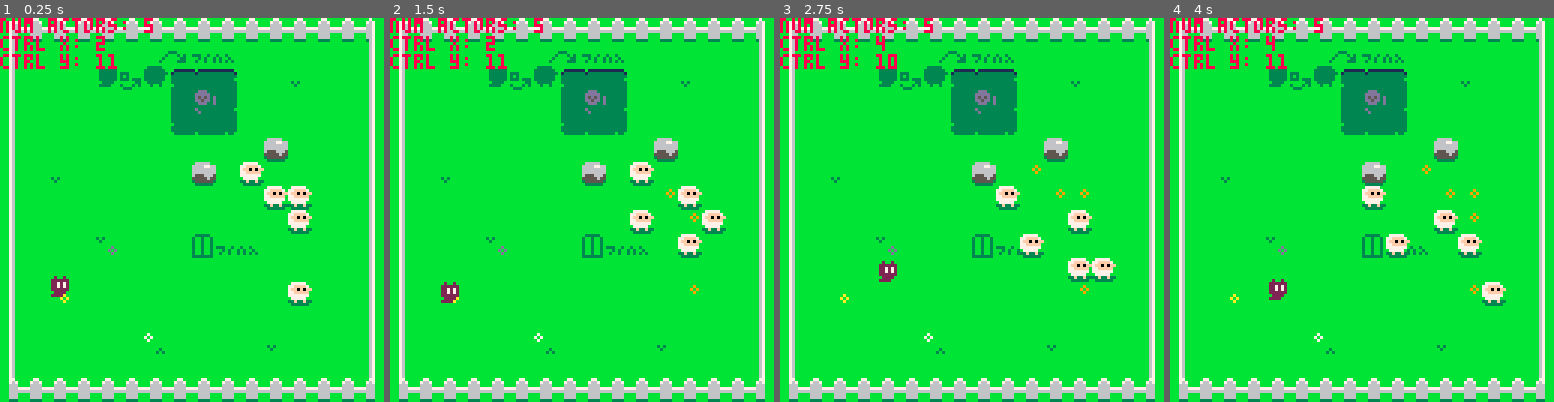
Above: before the commit, frames 1-4 (left to right).
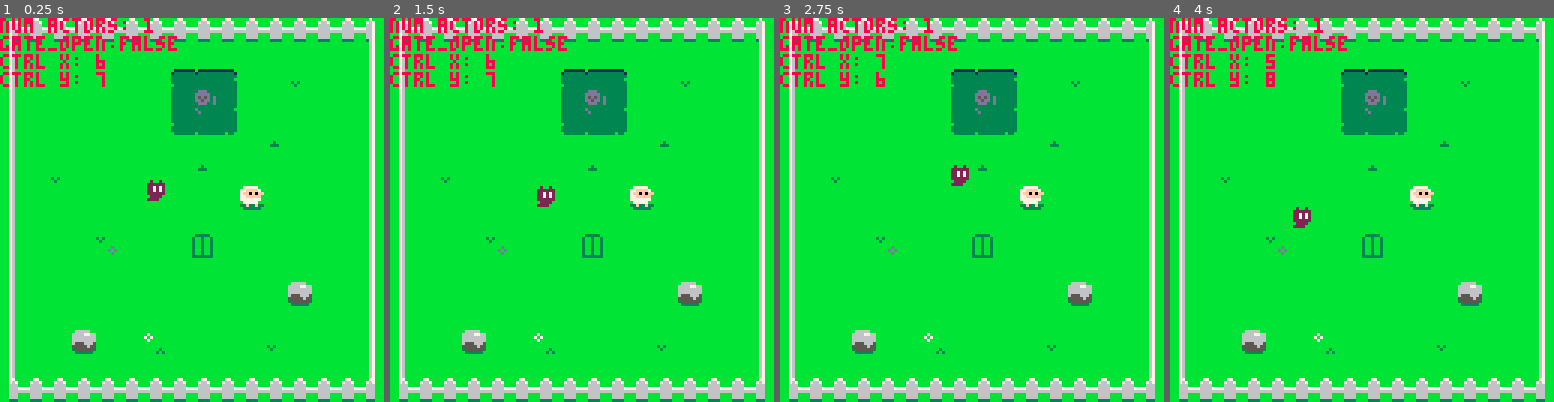
Above: after the commit, the same moments.

Repository: ethanmuller/gmtk-2020-jam
Game: PICO-8 cartridge ooc.p8
The game is run twice, just before and just after one commit, with the same random seed, the same clock (stepped at 60 frames per second) and the same inputs.
Inputs:
- Up to frame 1 (0.25 s): no input
- Up to frame 2 (1.5 s): tap X (X key) at 0.33, 1.07 s; tap O (Z key) at 0.7 s
- Up to frame 3 (2.75 s): hold Right 1.6-2.1 s; tap O (Z key) at 1.7, 2.1, 2.5 s; tap X (X key) at 1.85 s; hold Up 2.15-2.42 s; hold Right from 2.47 s (still down)
- Up to frame 4 (4 s): tap O (Z key) at 2.9, 3.3, 3.7 s; tap X (X key) at 2.97 s; release Right at 3.03 s; hold Left 3.08-3.58 s; hold Down 3.63-3.97 s

The runs differ from the first frame. In frame 1, 5.4% of the frame differs, in the area x 0-82%, y 0-88%; in frame 2, 5.8%; in frame 3, 5.9%, in the area x 0-88%, y 0-88%; in frame 4, 5.9%.

Commit message:
Add win state, rework spawning

Diff:
--- a/ooc.p8
+++ b/ooc.p8
@@ -20,7 +20,7 @@
 -- game mode
 -- 0: title
 -- 1: gameplay
--- 2: ???
+-- 2: gameplay won stage
 -- 3: ???
 gs.mode = 1
 
@@ -33,11 +33,12 @@
   blip=4,
   chime=5,
   nope=6,
+  push=7,
 }
 
 tunes = {
   ambient=0,
-  a=1,
+  sheep_theme=1,
   b=2,
   c=3,
   d=4,
@@ -124,7 +125,7 @@
 
   -- if player move item...
   if item_in_cell then
-    if item_in_cell.name == "rock" then
+    if item_in_cell.s == library["rock"].s then
       if(a.controlled == true) then
         local dx = target_x - a.x
         local dy = target_y - a.y
@@ -132,7 +133,7 @@
         if (move==false) then
           target_x = a.x
           target_y = a.y
-          end
+        end
       else
         target_x = a.x
         target_y = a.y
@@ -188,7 +189,15 @@
     item.y =  target_y
   end
 
+  sfx(snd["push"])
   return true
+end
+
+function win_stage()
+  gs.mode = 2
+  ctrl.out = false
+  sfx(snd["chime"])
+  music(-1)
 end
 
 function get_input()
@@ -207,6 +216,12 @@
       sfx(snd["blip"])
     end
 
+    if btnp(5) then
+      -- reset any changes to map
+      reload(0x2000, 0x2000, 0x1000)
+
+      load_map(gs.map)
+    end
 
     if btnp(🅾️) then
       local i = actor_i_at_cell(ctrl.x, ctrl.y)
@@ -218,6 +233,12 @@
         sfx(snd["nope"])
       end
     end
+
+    -- check for win
+    if mget(ctrl.x, ctrl.y) == 12 and gs.gate_open then
+      win_stage()
+    end
+
   else
     -- animal movement
     local a = actors[ctrl.target]
@@ -239,37 +260,24 @@
 
 end
 
--- this function summon based on the flag
-summon = {
-  [0] = function(x,y) end,
-  [1] = function(x,y) end,
-  -- summon sheep
-  [2] = function(x,y)
-      add(actors, {
-              s=96,
-              name="sheep",
-              music="a",
-              x=x,
-              y=y,
-              time_at_last_move=t,
-        })
-    end,
-  -- summon rock
-  [3] = function(x,y)
-    add(items, {
-        s=113,
-        name="rock",
-        music="a",
-        x=x,
-        y=y,
-        time_at_last_move=t,
-    })
-  end,
-  -- summon player
-  [4] = function(x,y)
-      set_ctrl(0, x, y)
-    end,
-  [8] = function(x,y) end,
+library = {
+  sheep = {
+    s=96,
+    name="sheep",
+    music="sheep_theme",
+  },
+  rock = {
+    s=113,
+  },
+  demon = {
+    s=64,
+  },
+  grass = {
+    s=182,
+  },
+  gate = {
+    s=12,
+  }
 }
 
 function load_map(i)
@@ -283,9 +291,38 @@
   for i=0,16 do
     for j=0,16 do
       local current_cell = mget(i,j)
-      local current_flag = fget(current_cell)
-
-      summon[current_flag](i,j)
+
+      if current_cell == library["sheep"].s then
+        local s = clone_table(library["sheep"])
+        s.x = i
+        s.y = j
+        s.time_at_last_move=t
+
+        add(actors, s)
+
+        -- remove from map
+        mset(i, j, library["grass"].s)
+      end
+
+      if current_cell == library["rock"].s then
+        local r = clone_table(library["rock"])
+        r.x = i
+        r.y = j
+
+        add(items, r)
+
+        -- remove from map
+        mset(i, j, library["grass"].s)
+      end
+
+      if current_cell == library["demon"].s then
+        -- put demon here
+        set_ctrl(0, i, j)
+
+        -- remove from map
+        mset(i, j, library["grass"].s)
+      end
+
     end
   end
 end
@@ -304,23 +341,38 @@
 
     local random_option = options[flr(rnd(#options))+1]
 
-    if not a.controlled and (t - a.time_at_last_move > 40) and a.name == "sheep" then
+    if not a.controlled and (t - a.time_at_last_move > 70) then
       move_animal(a, unpack(random_option))
     end
   end
+end
+
+function should_gate_open()
+  for i,a in ipairs(actors) do
+    local animal_in_pit = fget(mget(a.x, a.y)) == 128
+    if not animal_in_pit then
+      return false
+    end
+  end
+  return true
+end
+
+function update_gate()
+  gs.gate_open = should_gate_open()
 end
 
 function update_gameplay()
   get_input()
   update_all_animals()
+  update_gate()
   t += 1
 end
 
-function _init()
-  load_map(gs.map)
-end
-
-function _draw()
+function update_gameplay_won_stage()
+  t += 1
+end
+
+function draw_gameplay()
   cls()
   palt(0, true)
   palt(11, false)
@@ -351,6 +403,7 @@
 
     -- print("time: "..t)
     print("num actors: "..#actors)
+    print("gate_open:"..tostring(gs.gate_open))
     -- print("mget: "..asdf)
     if ctrl.out then
       print("ctrl x: "..ctrl.x)
@@ -364,9 +417,34 @@
   end
 end
 
+function draw_gameplay_won_stage()
+  cls()
+end
+
+function _init()
+  load_map(gs.map)
+end
+
+function _draw()
+  if gs.mode == 1 then draw_gameplay() end
+  if gs.mode == 2 then draw_gameplay_won_stage() end
+end
+
 function _update60()
-  update_gameplay()
-end
+  if gs.mode == 1 then update_gameplay() end
+  if gs.mode == 2 then update_gameplay_won_stage() end
+end
+
+function clone_table(t)
+  local new_t = {}
+
+  for key, value in pairs(t) do
+    new_t[key] = value
+  end
+
+  return new_t
+end
+
 __gfx__
 00000000555555551111111111111111bbbbbbbbbbbbbbbbbbbbbbbbbbbbbbbbbbbbbbbbbbbbbbbbbbbbbbbbbbbbbbbbb33333bbb22222bbb88888bbbdddddbb
 00000000555555551111111111111111bbbbbbbbbbbbbbbbbbbbbbbbbbbbbbbbbbbbbbbbbbbbbbbbbbbbbbbbbbbbbbbb3bb3bb3b2000002b8000008bd11111db
@@ -497,23 +575,23 @@
 bbbbbbbbbbbbbbbbbbbbbbbbbbbbbbbbbbbbbbbbbbbbbbbbbbbbbbbbbbbbbbbbbbbbbbbbbbbbbbbbbbbbbbbbbbbbbbbbbbbbbbbbbbbbbbbbbbbbbbbbbbbbbbbb
 bbbbbbbbbbbbbbbbbbbbbbbbbbbbbbbbbbbbbbbbbbbbbbbbbbbbbbbbbbbbbbbbbbbbbbbbbbbbbbbbbbbbbbbbbbbbbbbbbbbbbbbbbbbbbbbbbbbbbbbbbbbbbbbb
 __gff__
-0001000000000000000000000000000000000000000000000000000000000000000000000000000000000000000000000000000000000000000800000000000000000000000000000000000000000000000002020000000000000000000000000200020202000000000000000000000001070000020000000000000000000000
-0101010000000000000000000000000001000100000000000000000000000000010001000000000000000000000000000204000000030002000000000000000000000000000000000000000000000000000000000000000000000000000000000000000000000000000000000000000000000000000000000000000000000000
+0001000000000000000000000000000000000000000000008080808000000000000000000000000080808080000000000000000000000000808080800000000000000000000000000000000000000000000002020000000000000000000000000200020202000000000000000000000001070000020000000000000000000000
+0101010000000000000000000000000001000100000000000000000000000000010001000000000000000000000000000000000000030002000000000000000000000000000000000000000000000000000000000000000000000000000000000000000000000000000000000000000000000000000000000000000000000000
 __map__
 8081818181818181818181818181818200000000000000000000000000000000000000000000000000000000000000000000000000000000000000000000000000000000000000000000000000000000000000000000000000000000000000000000000000000000000000000000000000000000000000000000000000000000
-90b6b6b6b6b60708090ab6b6b6b6b69200000000000000000000000000000000000000000000000000000000000000000000000000000000000000000000000000000000000000000000000000000000000000000000000000000000000000000000000000000000000000000000000000000000000000000000000000000000
-90b6b6b615161718191ab6b691b6b69200000000000000000000000000000000000000000000000000000000000000000000000000000000000000000000000000000000000000000000000000000000000000000000000000000000000000000000000000000000000000000000000000000000000000000000000000000000
+90b6b6b6b6b6b6b6b6b6b6b6b6b6b69200000000000000000000000000000000000000000000000000000000000000000000000000000000000000000000000000000000000000000000000000000000000000000000000000000000000000000000000000000000000000000000000000000000000000000000000000000000
+90b6b6b6b6b6b618191ab6b691b6b69200000000000000000000000000000000000000000000000000000000000000000000000000000000000000000000000000000000000000000000000000000000000000000000000000000000000000000000000000000000000000000000000000000000000000000000000000000000
 90b6b6b6b6b6b628292ab6b6b6b6b69200000000000000000000000000000000000000000000000000000000000000000000000000000000000000000000000000000000000000000000000000000000000000000000000000000000000000000000000000000000000000000000000000000000000000000000000000000000
 90b6b6b6b6b6b638393ab6b6b6b6b69200000000000000000000000000000000000000000000000000000000000000000000000000000000000000000000000000000000000000000000000000000000000000000000000000000000000000000000000000000000000000000000000000000000000000000000000000000000
 90b6b6b6b6b6b6b6b6b6b6b5b6b61d9200000000000000000000000000000000000000000000000000000000000000000000000000000000000000000000000000000000000000000000000000000000000000000000000000000000000000000000000000000000000000000000000000000000000000000000000000000000
-90b691b6b6b6b6b6b5b6b0b6b6b6b69200000000000000000000000000000000000000000000000000000000000000000000000000000000000000000000000000000000000000000000000000000000000000000000000000000000000000000000000000000000000000000000000000000000000000000000000000000000
-90b6b6b6b6b6b6b6b6b6b6b0b0b6b69200000000000000000000000000000000000000000000000000000000000000000000000000000000000000000000000000000000000000000000000000000000000000000000000000000000000000000000000000000000000000000000000000000000000000000000000000000000
-90b6b6b6b6b6b6b6b6b6b6b6b0b6b69200000000000000000000000000000000000000000000000000000000000000000000000000000000000000000000000000000000000000000000000000000000000000000000000000000000000000000000000000000000000000000000000000000000000000000000000000000000
-90b6b6b6b4b6b6b60c090ab6b6b6b69200000000000000000000000000000000000000000000000000000000000000000000000000000000000000000000000000000000000000000000000000000000000000000000000000000000000000000000000000000000000000000000000000000000000000000000000000000000
+90b691b6b6b6b6b6b5b6b6b6b6b6b69200000000000000000000000000000000000000000000000000000000000000000000000000000000000000000000000000000000000000000000000000000000000000000000000000000000000000000000000000000000000000000000000000000000000000000000000000000000
+90b6b6b6b6b640b6b6b660b6b6b6b69200000000000000000000000000000000000000000000000000000000000000000000000000000000000000000000000000000000000000000000000000000000000000000000000000000000000000000000000000000000000000000000000000000000000000000000000000000000
 90b6b6b6b6b6b6b6b6b6b6b6b6b6b69200000000000000000000000000000000000000000000000000000000000000000000000000000000000000000000000000000000000000000000000000000000000000000000000000000000000000000000000000000000000000000000000000000000000000000000000000000000
-90b6b1b6b6b6b6b6b6b6b6b6b0b6b69200000000000000000000000000000000000000000000000000000000000000000000000000000000000000000000000000000000000000000000000000000000000000000000000000000000000000000000000000000000000000000000000000000000000000000000000000000000
+90b6b6b6b4b6b6b60cb6b6b6b6b6b69200000000000000000000000000000000000000000000000000000000000000000000000000000000000000000000000000000000000000000000000000000000000000000000000000000000000000000000000000000000000000000000000000000000000000000000000000000000
 90b6b6b6b6b6b6b6b6b6b6b6b6b6b69200000000000000000000000000000000000000000000000000000000000000000000000000000000000000000000000000000000000000000000000000000000000000000000000000000000000000000000000000000000000000000000000000000000000000000000000000000000
-90b6b6b6b6b6b3b6b6b6b691b6b6b69200000000000000000000000000000000000000000000000000000000000000000000000000000000000000000000000000000000000000000000000000000000000000000000000000000000000000000000000000000000000000000000000000000000000000000000000000000000
+90b6b6b6b6b6b6b6b6b6b6b671b6b69200000000000000000000000000000000000000000000000000000000000000000000000000000000000000000000000000000000000000000000000000000000000000000000000000000000000000000000000000000000000000000000000000000000000000000000000000000000
+90b6b6b6b6b6b6b6b6b6b6b6b6b6b69200000000000000000000000000000000000000000000000000000000000000000000000000000000000000000000000000000000000000000000000000000000000000000000000000000000000000000000000000000000000000000000000000000000000000000000000000000000
+90b6b671b6b6b3b6b6b6b691b6b6b69200000000000000000000000000000000000000000000000000000000000000000000000000000000000000000000000000000000000000000000000000000000000000000000000000000000000000000000000000000000000000000000000000000000000000000000000000000000
 90b6b6b6b6b6b6b6b6b6b6b6b6b6b69200000000000000000000000000000000000000000000000000000000000000000000000000000000000000000000000000000000000000000000000000000000000000000000000000000000000000000000000000000000000000000000000000000000000000000000000000000000
 a08181818181818181818181818181a200000000000000000000000000000000000000000000000000000000000000000000000000000000000000000000000000000000000000000000000000000000000000000000000000000000000000000000000000000000000000000000000000000000000000000000000000000000
 
Not shown, changed: the sound effects (__sfx__) section of ooc.p8
